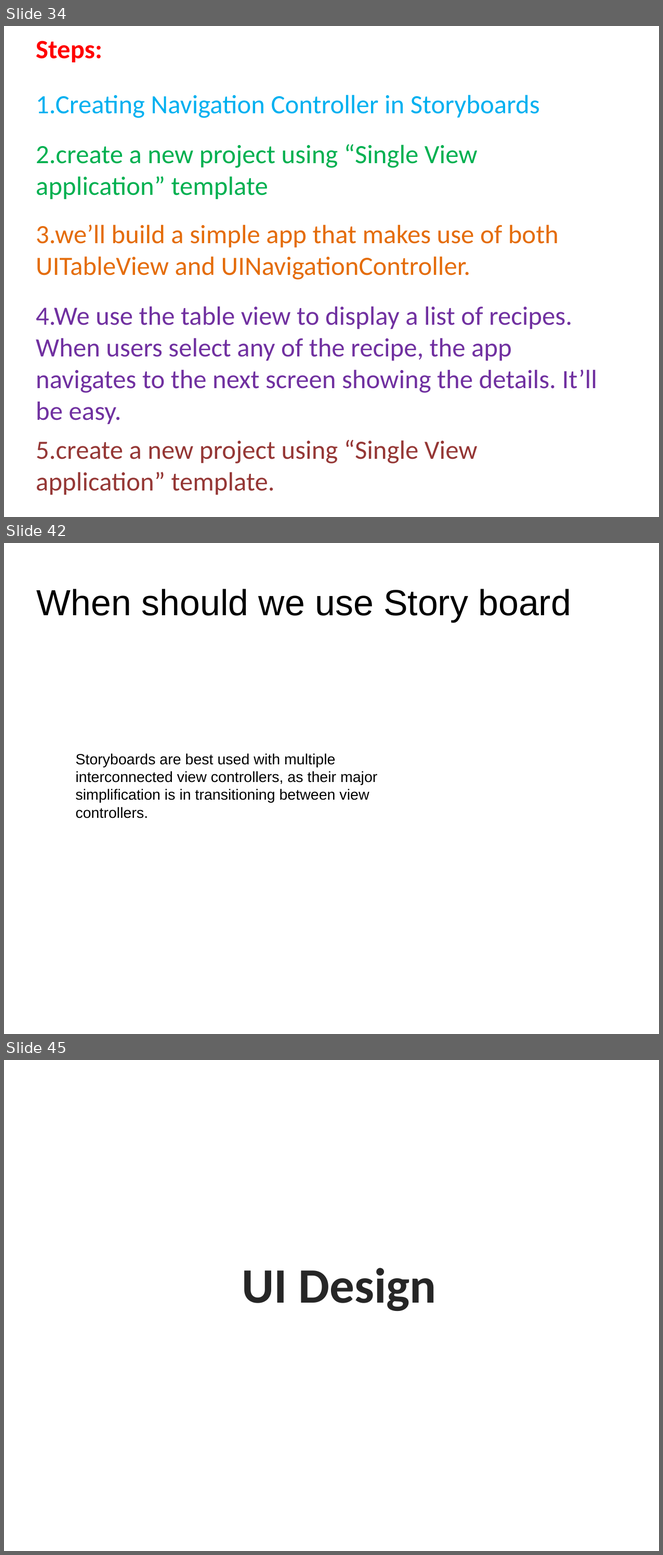
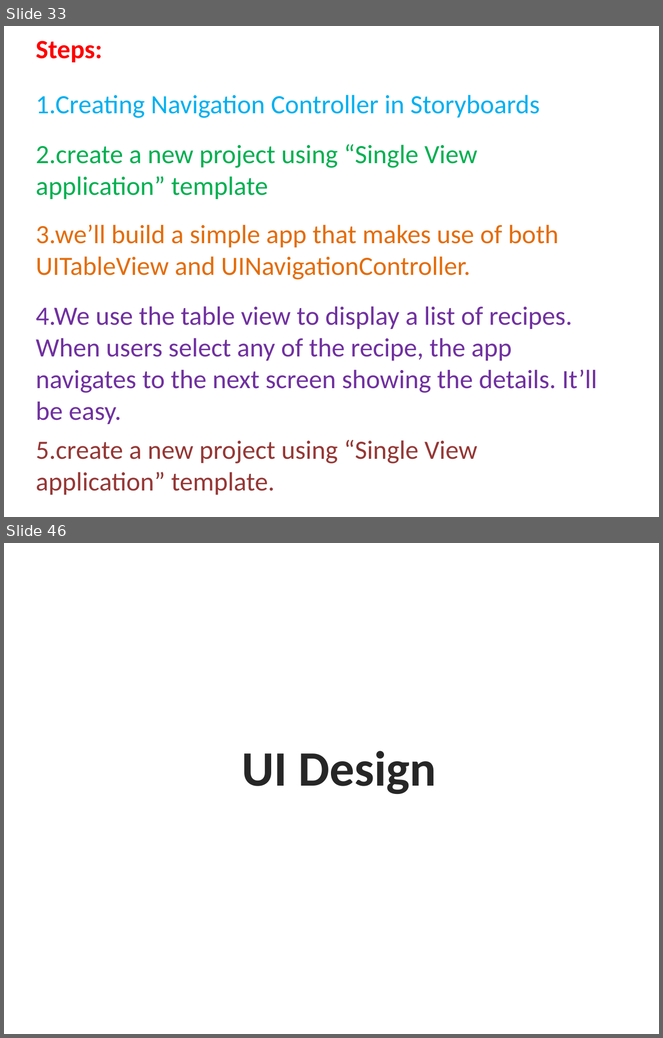
Before and after one commit to aminhngn/Course_Mobile_IOS, a slide deck: course/IOS_Module_02_ui_design.pptx. Shown one above the other, each under a label of ours: slides 34, 42 and 45 before the commit, slides 33 and 46 after it; the slides between them are not shown. The pictures are 663x1555 and 663x1038 pixels, drawn with LibreOffice and Linux fonts; fonts in the diff are those of the drawing. Boxes give left, top, right and bottom in pixels: in the first picture for what was removed or moved away, otherwise in the second. Text is boxed around its words. In the diff, an @@ line names an element or a change of style, - is before the commit and + after.

```diff
--- a/course/IOS_Module_02_ui_design.pptx
+++ b/course/IOS_Module_02_ui_design.pptx
@@ slide 42 removed at [4, 543, 659, 1034], background #FFFFFF @@
@@ title removed at [37, 589, 571, 622] @@
-When should we use Story board
@@ text removed at [76, 754, 377, 819] @@
-Storyboards are best used with multiple interconnected view controllers, as their major simplification is in transitioning between view controllers.
@@ what was slide 34 is now slide 33 @@
@@ what was slide 45 is now slide 46 @@
```
Also in this commit, not shown: 19 slides changed, 7 slides added, 5 other slides removed.
